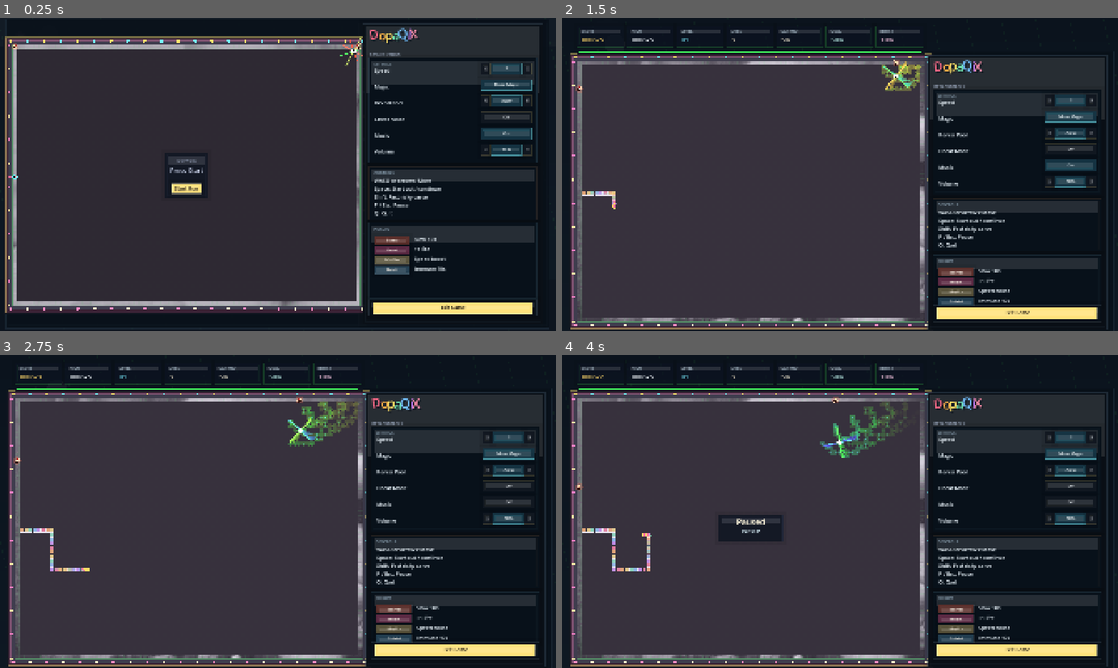
Above: before the commit, frames 1-4 (two rows, left to right).
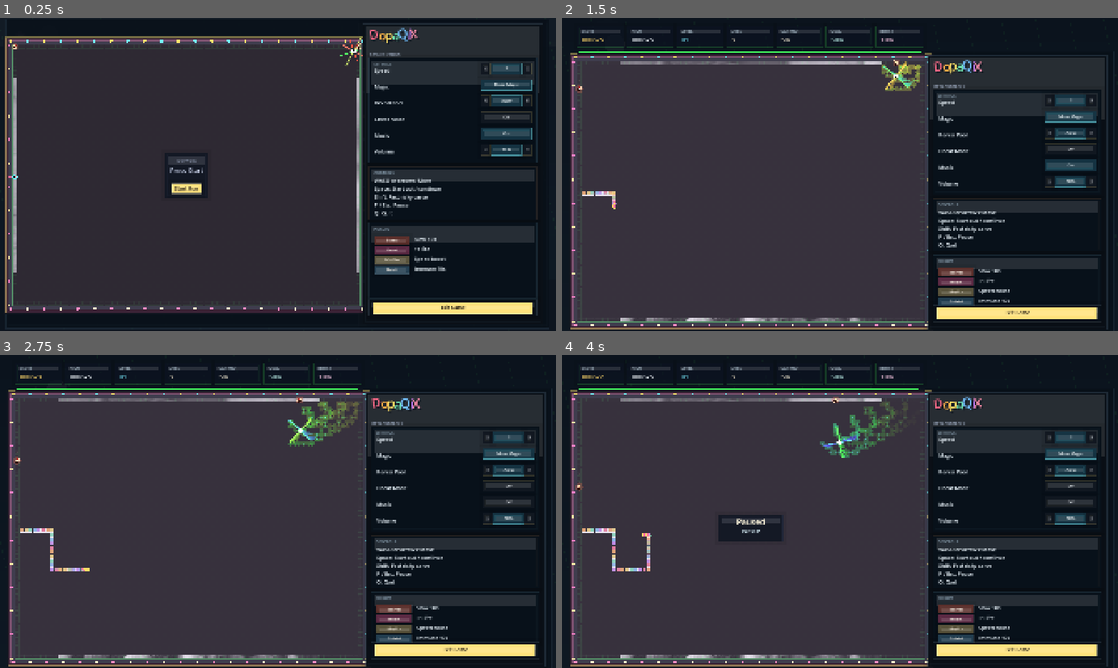
Above: after the commit, the same moments.

Repository: soolafsen/DopaQixNative2
Game: Godot game, scene res://main.tscn
The game is run twice, just before and just after one commit, with the same random seed, the same clock (stepped at 60 frames per second) and the same inputs.
Inputs (mouse positions are in pixels of both pictures, inside the frame that each line leads up to):
- Up to frame 1 (0.25 s): no input
- Up to frame 2 (1.5 s): tap Enter at 0.5 s; move the mouse to (962, 158) at 0.52 s; hold D (move_right) 0.53-1.28 s; tap Space (accept) at 0.6 s; click (962, 158) at 0.67 s; move the mouse to (728, 190) at 1.27 s; hold S (move_down) from 1.28 s (still down); tap Shift (boost_cut) at 1.35 s
- Up to frame 3 (2.75 s): move the mouse to (333, 442) at 2.02 s; release S (move_down) at 2.03 s; hold D (move_right) from 2.03 s (still down); hold M (toggle_music) from 2.03 s (still down)
- Up to frame 4 (4 s): move the mouse to (812, 574) at 2.77 s; release D (move_right) at 2.78 s; release M (toggle_music) at 2.78 s; hold W (move_up) 2.78-3.53 s; tap Enter at 2.85 s; click (812, 574) at 2.92 s; move the mouse to (1006, 558) at 3.52 s; hold A (move_left) from 3.53 s (still down); tap P at 3.6 s

The runs differ from the first frame. In frame 1, 2.3% of the frame differs, in the area x 2-65%, y 8-92%; in frame 2, 2.1%; in frame 3, 2.1%; in frame 4, 2.1%.

Commit message:
fix(reveal): fit images fully inside arena

Diff:
--- a/scripts/game.gd
+++ b/scripts/game.gd
@@ -1576,16 +1576,22 @@
 	grain_texture = ImageTexture.create_from_image(image)
 
 
-func _background_source_region(texture_size: Vector2) -> Rect2:
+func _background_draw_rect(texture_size: Vector2, target_rect: Rect2) -> Rect2:
 	if texture_size.x <= 0.0 or texture_size.y <= 0.0:
-		return Rect2(Vector2.ZERO, texture_size)
-	var board_aspect := BOARD_RECT.size.x / BOARD_RECT.size.y
+		return target_rect
+	var board_aspect := target_rect.size.x / target_rect.size.y
 	var texture_aspect := texture_size.x / texture_size.y
 	if texture_aspect > board_aspect:
-		var crop_width := texture_size.y * board_aspect
-		return Rect2(Vector2((texture_size.x - crop_width) * 0.5, 0.0), Vector2(crop_width, texture_size.y))
-	var crop_height := texture_size.x / board_aspect
-	return Rect2(Vector2(0.0, (texture_size.y - crop_height) * 0.5), Vector2(texture_size.x, crop_height))
+		var draw_height := target_rect.size.x / texture_aspect
+		return Rect2(
+			Vector2(target_rect.position.x, target_rect.position.y + (target_rect.size.y - draw_height) * 0.5),
+			Vector2(target_rect.size.x, draw_height)
+		)
+	var draw_width := target_rect.size.y * texture_aspect
+	return Rect2(
+		Vector2(target_rect.position.x + (target_rect.size.x - draw_width) * 0.5, target_rect.position.y),
+		Vector2(draw_width, target_rect.size.y)
+	)
 
 
 func _draw_claimed_reveal_tile(tile_rect: Rect2, col: int, row: int) -> void:
@@ -1594,17 +1600,22 @@
 	var texture_size := current_background_gray.get_size()
 	if texture_size.x <= 0.0 or texture_size.y <= 0.0:
 		return
-	var source := _background_source_region(texture_size)
-	var region := Rect2(
-		Vector2(
-			source.position.x + float(col) / float(COLS) * source.size.x,
-			source.position.y + float(row) / float(ROWS) * source.size.y
-		),
-		Vector2(source.size.x / float(COLS), source.size.y / float(ROWS))
+	var board_rect := _shift_rect(_board_rect(), camera_offset * 0.24)
+	var draw_rect := _background_draw_rect(texture_size, board_rect)
+	var clipped := draw_rect.intersection(tile_rect)
+	if clipped.size.x <= 0.0 or clipped.size.y <= 0.0:
+		return
+	var uv_pos := Vector2(
+		(clipped.position.x - draw_rect.position.x) / draw_rect.size.x * texture_size.x,
+		(clipped.position.y - draw_rect.position.y) / draw_rect.size.y * texture_size.y
 	)
-	draw_texture_rect_region(current_background_gray, tile_rect, region, Color(1, 1, 1, 1.0))
+	var uv_size := Vector2(
+		clipped.size.x / draw_rect.size.x * texture_size.x,
+		clipped.size.y / draw_rect.size.y * texture_size.y
+	)
+	draw_texture_rect_region(current_background_gray, clipped, Rect2(uv_pos, uv_size), Color(1, 1, 1, 1.0))
 	if grain_texture != null:
-		draw_texture_rect(grain_texture, tile_rect, true, Color(1, 1, 1, 0.035))
+		draw_texture_rect(grain_texture, clipped, true, Color(1, 1, 1, 0.035))
 
 
 func _build_audio() -> void:
@@ -2047,7 +2058,7 @@
 	var board_rect := _shift_rect(board, camera_offset * 0.12)
 	if reveal_complete:
 		if current_background != null:
-			draw_texture_rect_region(current_background, board_rect, _background_source_region(current_background.get_size()), Color(1, 1, 1, 1.0))
+			draw_texture_rect(current_background, _background_draw_rect(current_background.get_size(), board_rect), false, Color(1, 1, 1, 1.0))
 		draw_rect(board_rect, Color(0, 0, 0, 0.015), true)
 	elif grain_texture != null:
 		draw_texture_rect(grain_texture, board_rect, true, Color(1, 1, 1, 0.05 if state_name == "title" else 0.11))
